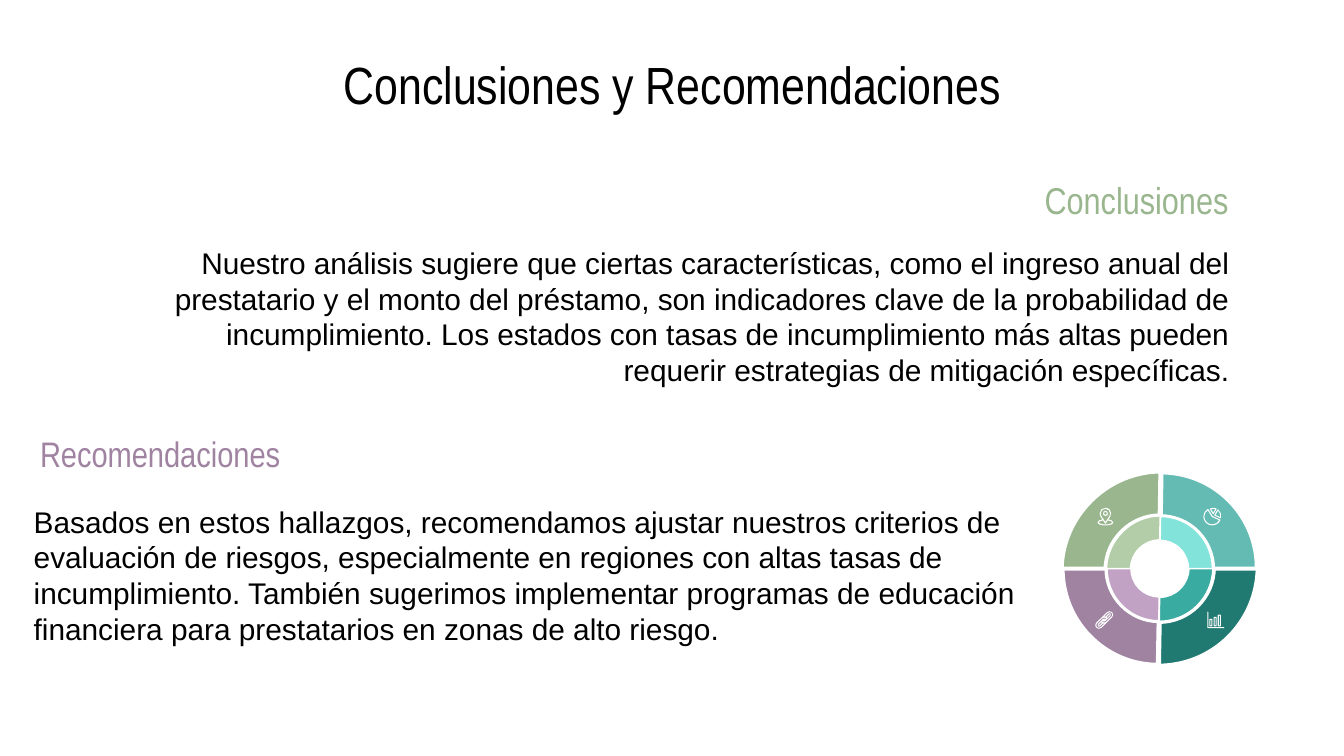
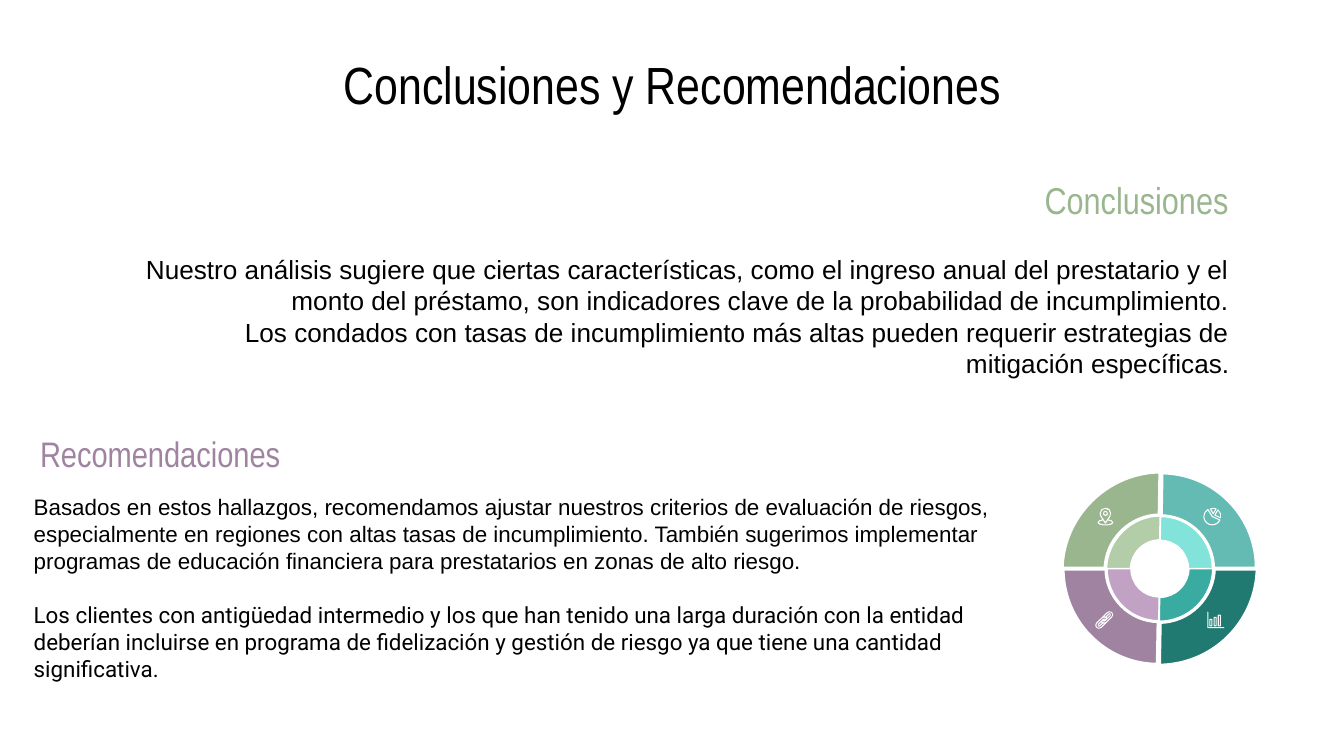
Before and after one commit to vrobles/Proyecto_Grupo3, a slide deck: slide 16 of CREDITOS OTORGADOS - PRODUBANCO 3.pptx (slide 14 before the commit). Drawn at 1344x756 pixels with LibreOffice and Linux fonts; fonts in the diff are those of the drawing. Boxes give left, top, right and bottom in pixels: in the first picture for what was removed or moved away, otherwise in the second. Text is boxed around its words. In the diff, an @@ line names an element or a change of style, - is before the commit and + after.

```diff
--- a/CREDITOS OTORGADOS - PRODUBANCO 3.pptx
+++ b/CREDITOS OTORGADOS - PRODUBANCO 3.pptx
@@ text at [146, 259, 1229, 379]: text changed; size 16 to 14 pt @@
-Nuestro análisis sugiere que ciertas características, como el ingreso anual del prestatario y el monto del préstamo, son indicadores clave de la probabilidad de incumplimiento. Los estados con tasas de incumplimiento más altas pueden requerir estrategias de mitigación específicas.
+Nuestro análisis sugiere que ciertas características, como el ingreso anual del prestatario y el monto del préstamo, son indicadores clave de la probabilidad de incumplimiento.
+Los condados con tasas de incumplimiento más altas pueden requerir estrategias de mitigación específicas.
@@ text at [34, 498, 988, 574]: size 16 to 12 pt in "Basados en estos hallazgos, recomendamos ajustar nuestros ..." @@
@@ text at [34, 606, 964, 682]: paragraph added @@
+Los clientes con antigüedad intermedio y los que han tenido una larga duración con la entidad deberían incluirse en programa de fidelización y gestión de riesgo ya que tiene una cantidad significativa.
```
Also in this commit, not shown: 9 other slides changed, 2 slides added.
